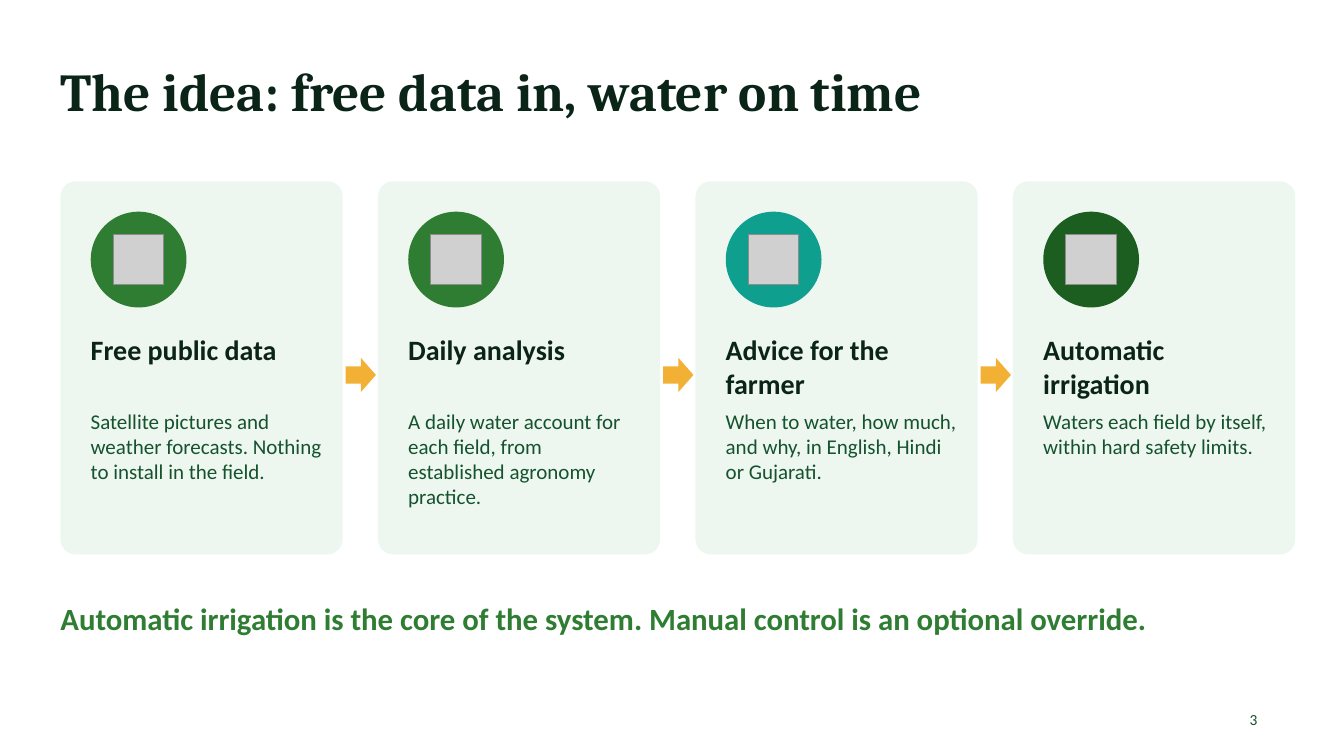
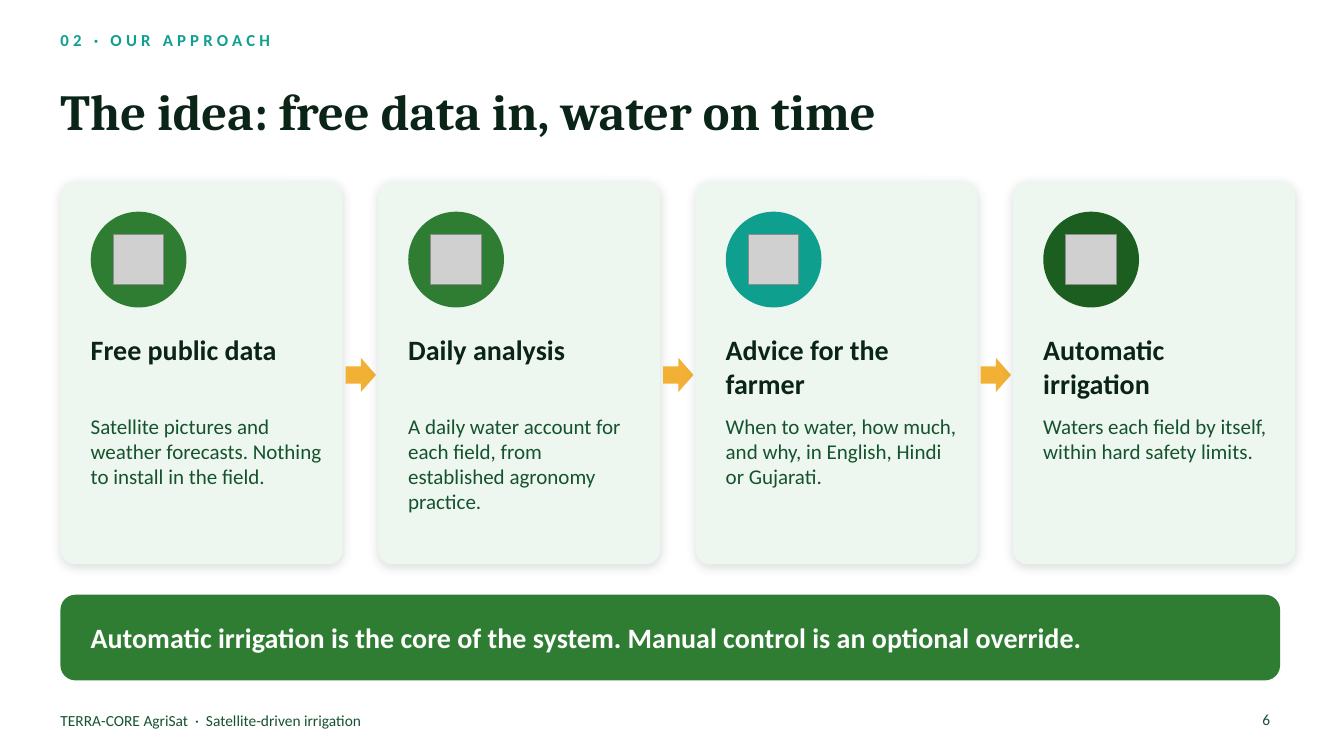
Before and after one commit to Rudraksh91/SatelliteSoilMonitoring, a slide deck: slide 6 of TerraCore_AgriSat_Presentation.pptx (slide 3 before the commit). Drawn at 1344x756 pixels with LibreOffice and Linux fonts; fonts in the diff are those of the drawing; grey boxes stand for pictures. Boxes give left, top, right and bottom in pixels: in the first picture for what was removed or moved away, otherwise in the second. Text is boxed around its words. In the diff, an @@ line names an element or a change of style, - is before the commit and + after.

```diff
--- a/TerraCore_AgriSat_Presentation.pptx
+++ b/TerraCore_AgriSat_Presentation.pptx
@@ text added at [60, 35, 270, 46], 12 pt, text #0E9F8E, bold @@
+02 · OUR APPROACH
@@ title "The idea: free data in, ...": place and size @@
-title "The idea: free data in, ..." at [60, 73, 922, 119]
+title "The idea: free data in, ..." at [60, 94, 876, 137]
@@ title "The idea: free data in, ..." at [60, 94, 876, 137]: size 38 to 36 pt @@
@@ rounded rectangle: place and size @@
-rounded rectangle at [60, 181, 343, 555]
+rounded rectangle at [60, 181, 343, 565]
@@ rounded rectangle: place and size @@
-rounded rectangle at [378, 181, 660, 555]
+rounded rectangle at [378, 181, 660, 565]
@@ rounded rectangle: place and size @@
-rounded rectangle at [696, 181, 978, 555]
+rounded rectangle at [696, 181, 978, 565]
@@ shadow on in 4 elements at [60, 181, 343, 565], [378, 181, 660, 565], [696, 181, 978, 565], [1013, 181, 1296, 565] @@
@@ rounded rectangle: place and size @@
-rounded rectangle at [1013, 181, 1296, 555]
+rounded rectangle at [1013, 181, 1296, 565]
@@ text "Satellite pictures and weather forecasts. ...": place and size @@
-text "Satellite pictures and weather forecasts. ..." at [91, 414, 321, 479]
+text "Satellite pictures and weather forecasts. ..." at [91, 419, 321, 484]
@@ text "A daily water account for ...": place and size @@
-text "A daily water account for ..." at [408, 414, 620, 508]
+text "A daily water account for ..." at [408, 419, 620, 513]
@@ text "When to water, how much, ...": place and size @@
-text "When to water, how much, ..." at [726, 414, 956, 483]
+text "When to water, how much, ..." at [726, 419, 956, 488]
@@ text "Waters each field by itself, ...": place and size @@
-text "Waters each field by itself, ..." at [1043, 414, 1267, 458]
+text "Waters each field by itself, ..." at [1043, 419, 1267, 463]
@@ rounded rectangle added at [60, 595, 1280, 681], fill #2E7D32 @@
@@ text "Automatic irrigation is the core ...": place and size @@
-text "Automatic irrigation is the core ..." at [60, 608, 1146, 636]
+text "Automatic irrigation is the core ..." at [91, 628, 1082, 653]
@@ text "Automatic irrigation is the core ..." at [91, 628, 1082, 653]: size 22 to 20 pt, text colour #2E7D32 to #FFFFFF; vertical alignment top to middle @@
@@ text added at [60, 715, 361, 729], 11 pt, text #14532D @@
+TERRA-CORE AgriSat · Satellite-driven irrigation
@@ page number removed at [1250, 715, 1258, 725] @@
-3
@@ page number added at [1262, 714, 1270, 725], 11 pt, text #14532D @@
+6
```
Also in this commit, not shown: 9 other slides changed, 11 slides added, 1 slide removed, 1 other file.
